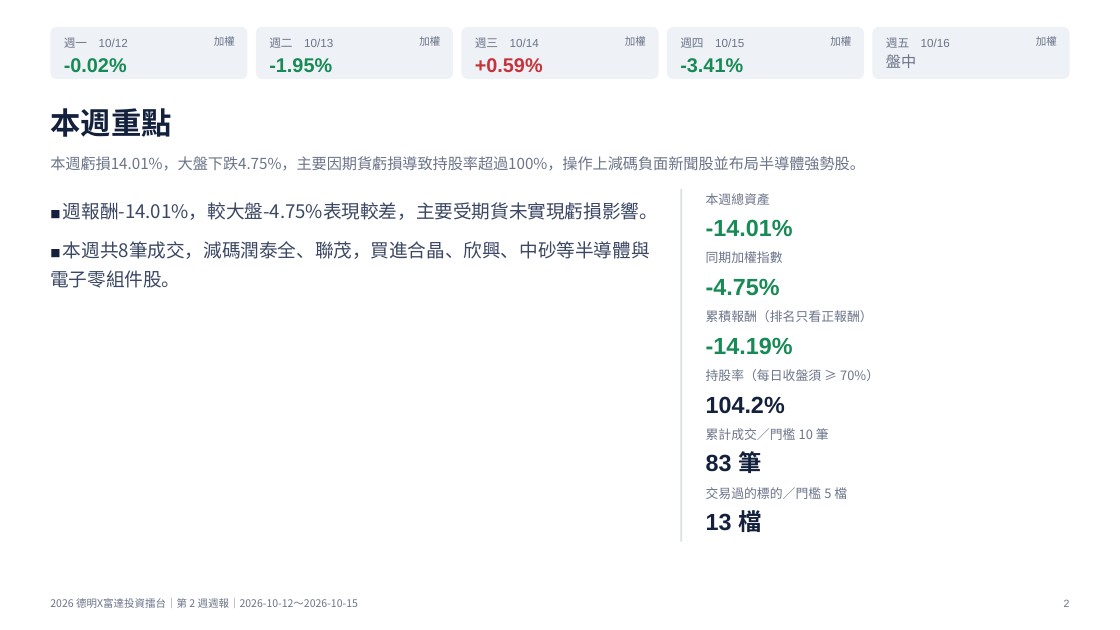
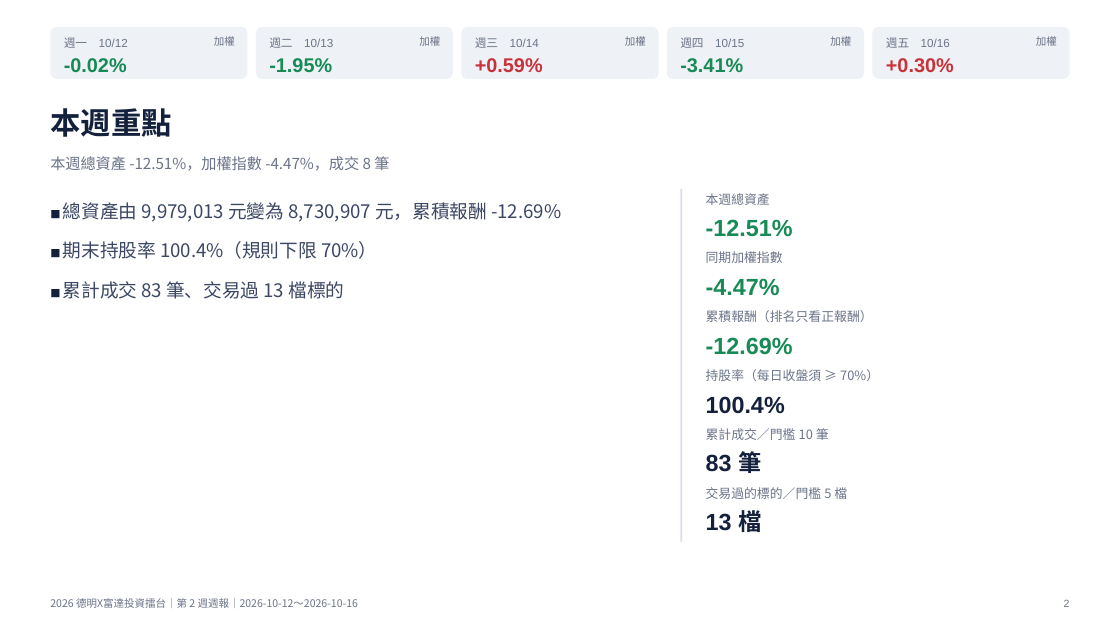
Before and after one commit to ZHANGFU-XIANG/xq, a slide deck: slide 2 of reports/weekly/第2週週報_2026-10-12.pptx. Drawn at 1120x630 pixels with LibreOffice and Linux fonts; fonts in the diff are those of the drawing. Boxes give left, top, right and bottom in pixels: in the first picture for what was removed or moved away, otherwise in the second. Text is boxed around its words. In the diff, an @@ line names an element or a change of style, - is before the commit and + after.

```diff
--- a/reports/weekly/第2週週報_2026-10-12.pptx
+++ b/reports/weekly/第2週週報_2026-10-12.pptx
@@ text at box(886, 58, 954, 72): text changed; size 13 to 17 pt; font Noto Sans CJK TC to Arial; text colour #6B7489 to #C8323A; bold on @@
-盤中
++0.30%
@@ text at box(50, 156, 389, 171): text changed @@
-本週虧損14.01%，大盤下跌4.75%，主要因期貨虧損導致持股率超過100%，操作上減碼負面新聞股並布局半導體強勢股。
+本週總資產 -12.51%，加權指數 -4.47%，成交 8 筆
@@ text at box(63, 202, 561, 299): text changed @@
-■ 週報酬-14.01%，較大盤-4.75%表現較差，主要受期貨未實現虧損影響。
-■ 本週共8筆成交，減碼潤泰全、聯茂，買進合晶、欣興、中砂等半導體與電子零組件股。
+■ 總資產由 9,979,013 元變為 8,730,907 元，累積報酬 -12.69%
+■ 期末持股率 100.4%（規則下限 70%）
+■ 累計成交 83 筆、交易過 13 檔標的
@@ text at box(706, 219, 793, 237): text changed @@
--14.01%
+-12.51%
@@ text at box(706, 278, 780, 295): text changed @@
--4.75%
+-4.47%
@@ text at box(706, 337, 793, 355): text changed @@
--14.19%
+-12.69%
@@ text at box(706, 396, 785, 414): text changed @@
-104.2%
+100.4%
@@ text at box(50, 598, 358, 608): text changed @@
-2026 德明X富達投資擂台｜第 2 週週報｜2026-10-12～2026-10-15
+2026 德明X富達投資擂台｜第 2 週週報｜2026-10-12～2026-10-16
```
Also in this commit, not shown: 17 other slides changed, 1 slide added, 9 other files.
